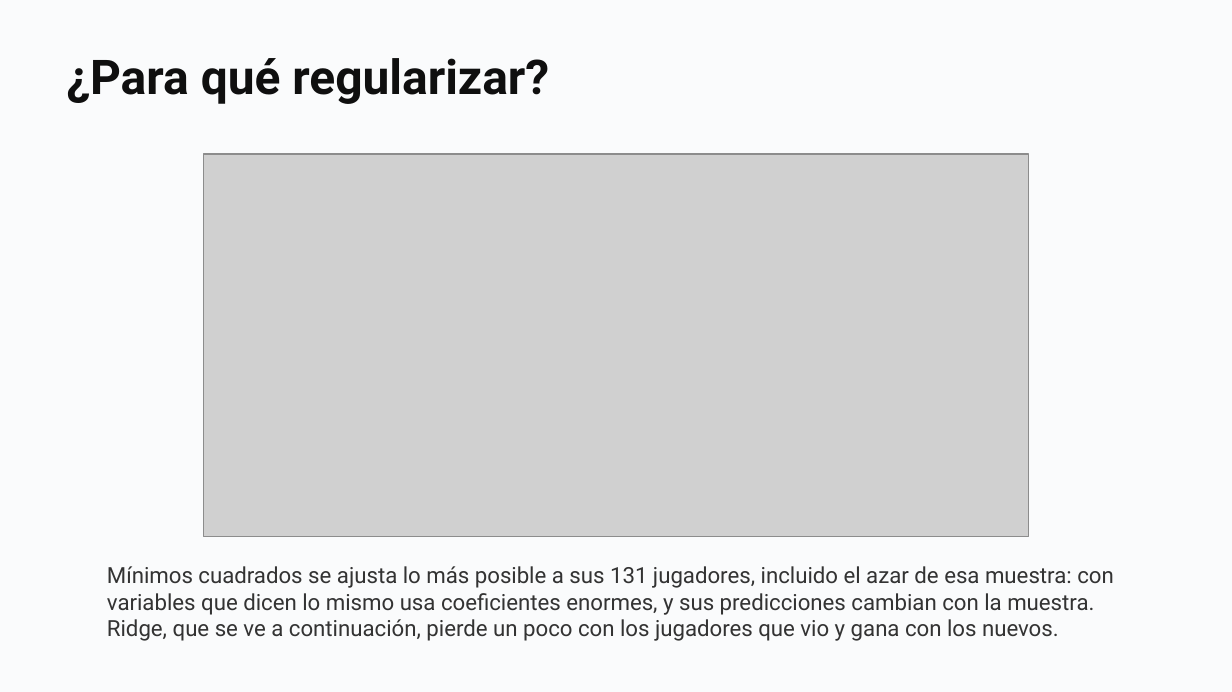
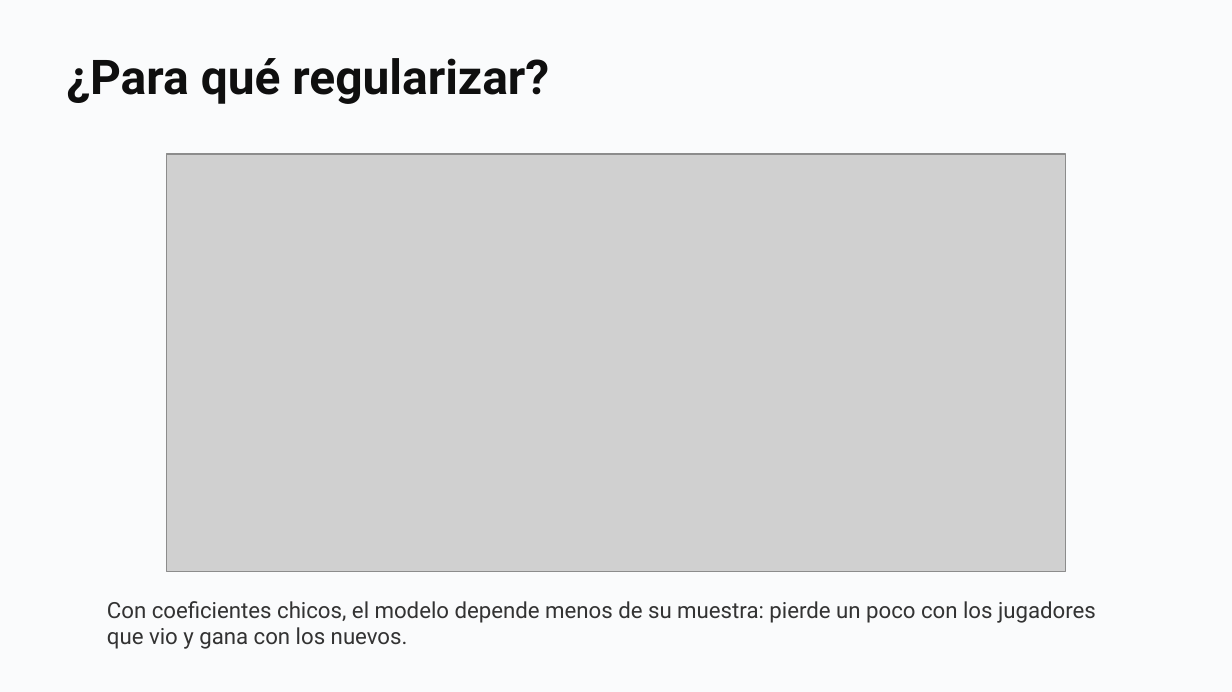
Before and after one commit to daniopitz/diplomado-cdd, a slide deck: slide 38 of presentaciones/clase07_evaluar_regularizar.pptx (slide 30 before the commit). Drawn at 1232x692 pixels with LibreOffice and Linux fonts; fonts in the diff are those of the drawing; grey boxes stand for pictures. Boxes give left, top, right and bottom in pixels: in the first picture for what was removed or moved away, otherwise in the second. Text is boxed around its words. In the diff, an @@ line names an element or a change of style, - is before the commit and + after.

```diff
--- a/presentaciones/clase07_evaluar_regularizar.pptx
+++ b/presentaciones/clase07_evaluar_regularizar.pptx
@@ picture: place and size @@
-picture at (203, 154, 1029, 537)
+picture at (166, 154, 1066, 572)
@@ text at (107, 601, 1096, 649): text changed @@
-Mínimos cuadrados se ajusta lo más posible a sus 131 jugadores, incluido el azar de esa muestra: con variables que dicen lo mismo usa coeficientes enormes, y sus predicciones cambian con la muestra. Ridge, que se ve a continuación, pierde un poco con los jugadores que vio y gana con los nuevos.
+Con coeficientes chicos, el modelo depende menos de su muestra: pierde un poco con los jugadores que vio y gana con los nuevos.
```
Also in this commit, not shown: 14 other slides changed, 16 slides added, 1 slide removed, 2 other files.
